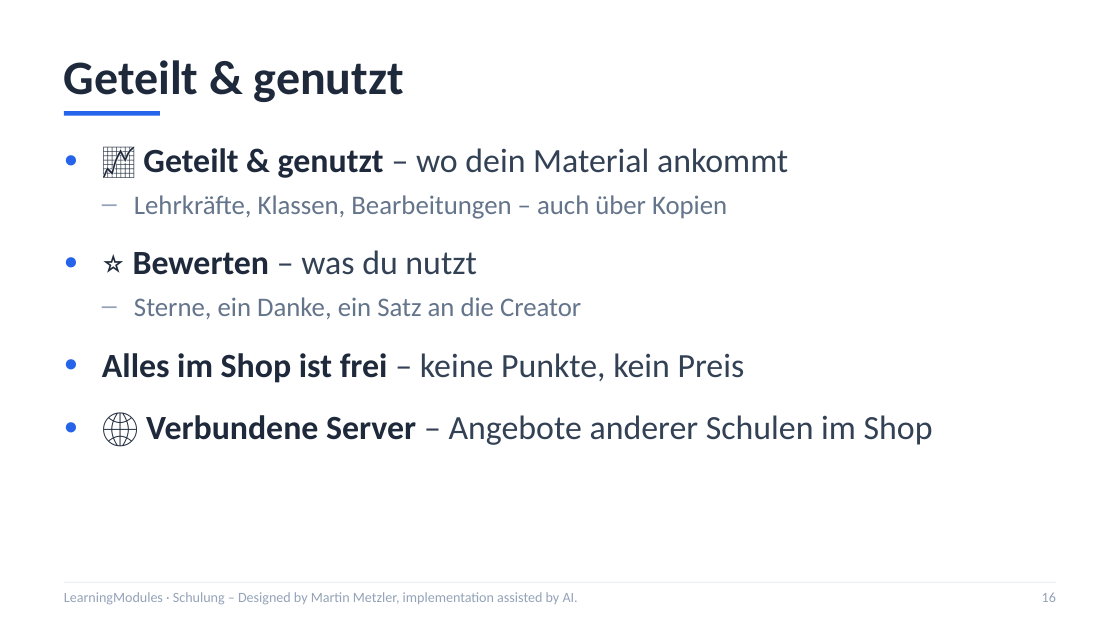
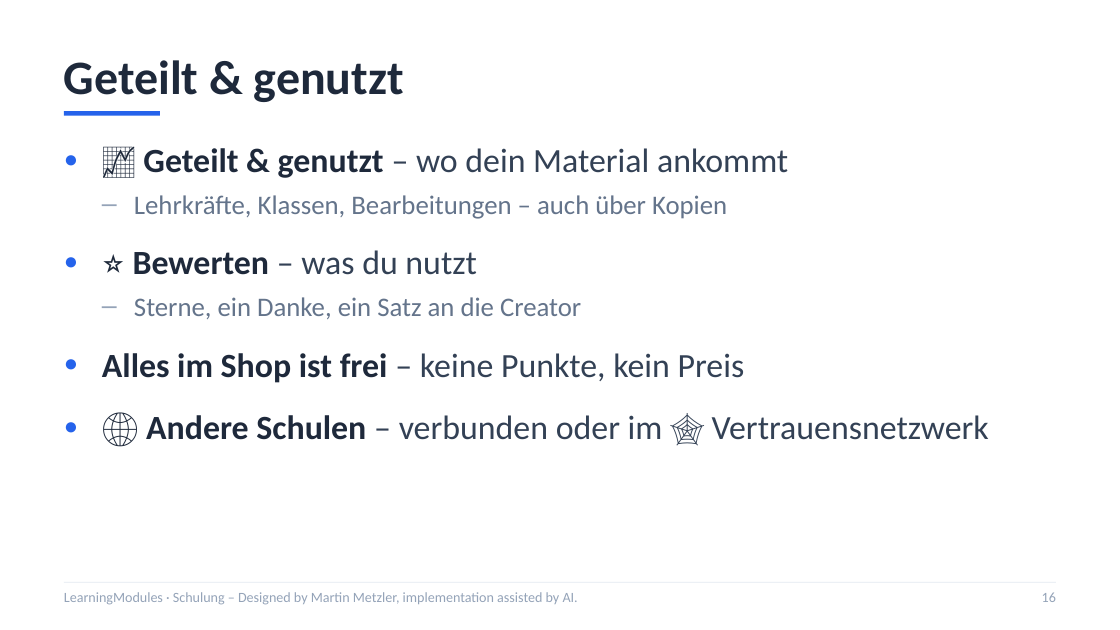
Before and after one commit to mmetzler-fes/LearningModules, a slide deck: slide 16 of schulung/LearningModules-Schulung.pptx. Drawn at 1120x630 pixels with LibreOffice and Linux fonts; fonts in the diff are those of the drawing. Boxes give left, top, right and bottom in pixels: in the first picture for what was removed or moved away, otherwise in the second. Text is boxed around its words. In the diff, an @@ line names an element or a change of style, - is before the commit and + after.

```diff
--- a/schulung/LearningModules-Schulung.pptx
+++ b/schulung/LearningModules-Schulung.pptx
@@ text at (146, 415, 989, 440): text changed @@
-● 🌐 Verbundene Server – Angebote anderer Schulen im Shop
+● 🌐 Andere Schulen – verbunden oder im 🕸 Vertrauensnetzwerk
```
Also in this commit, not shown: 7 other slides changed, 2 other files.
